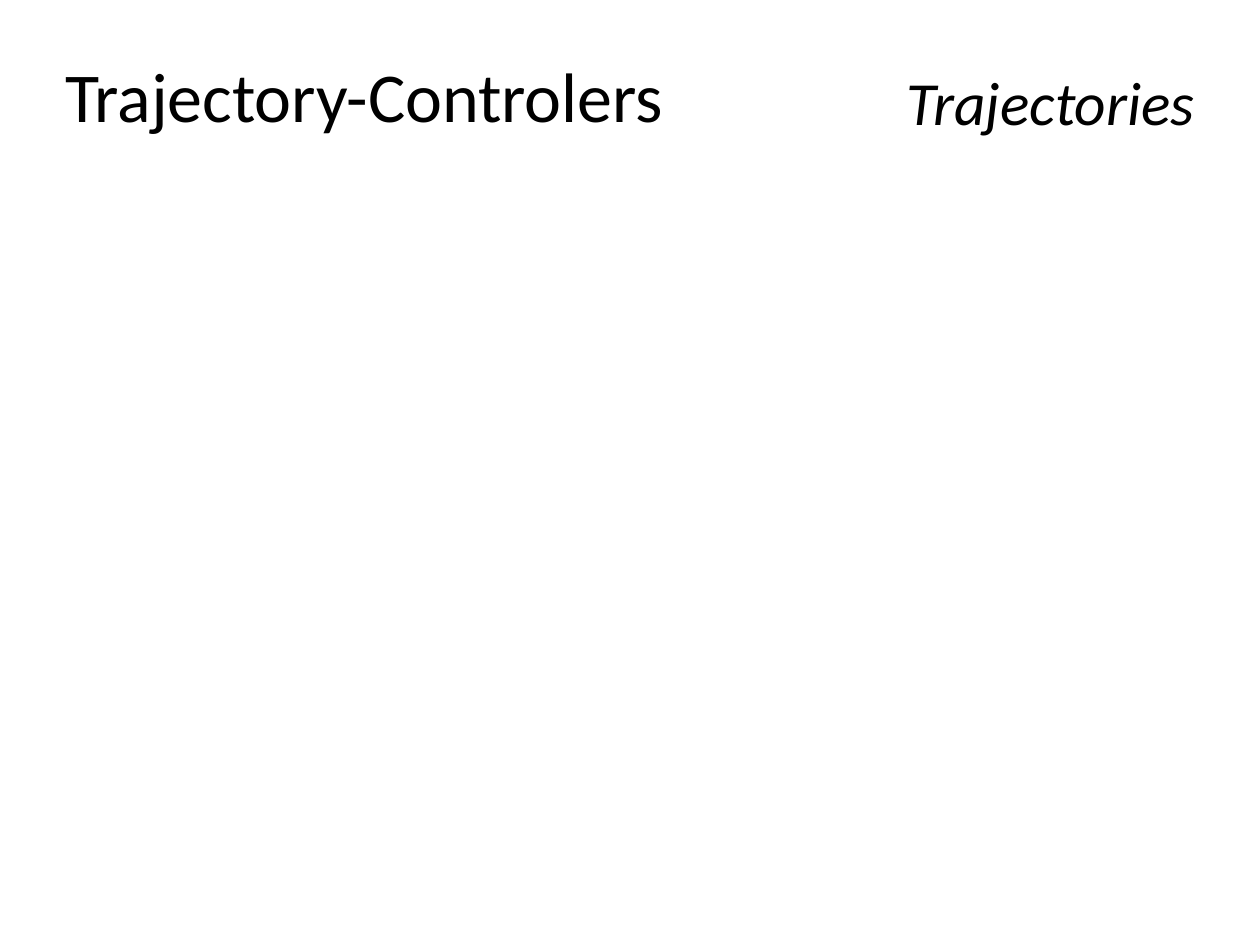
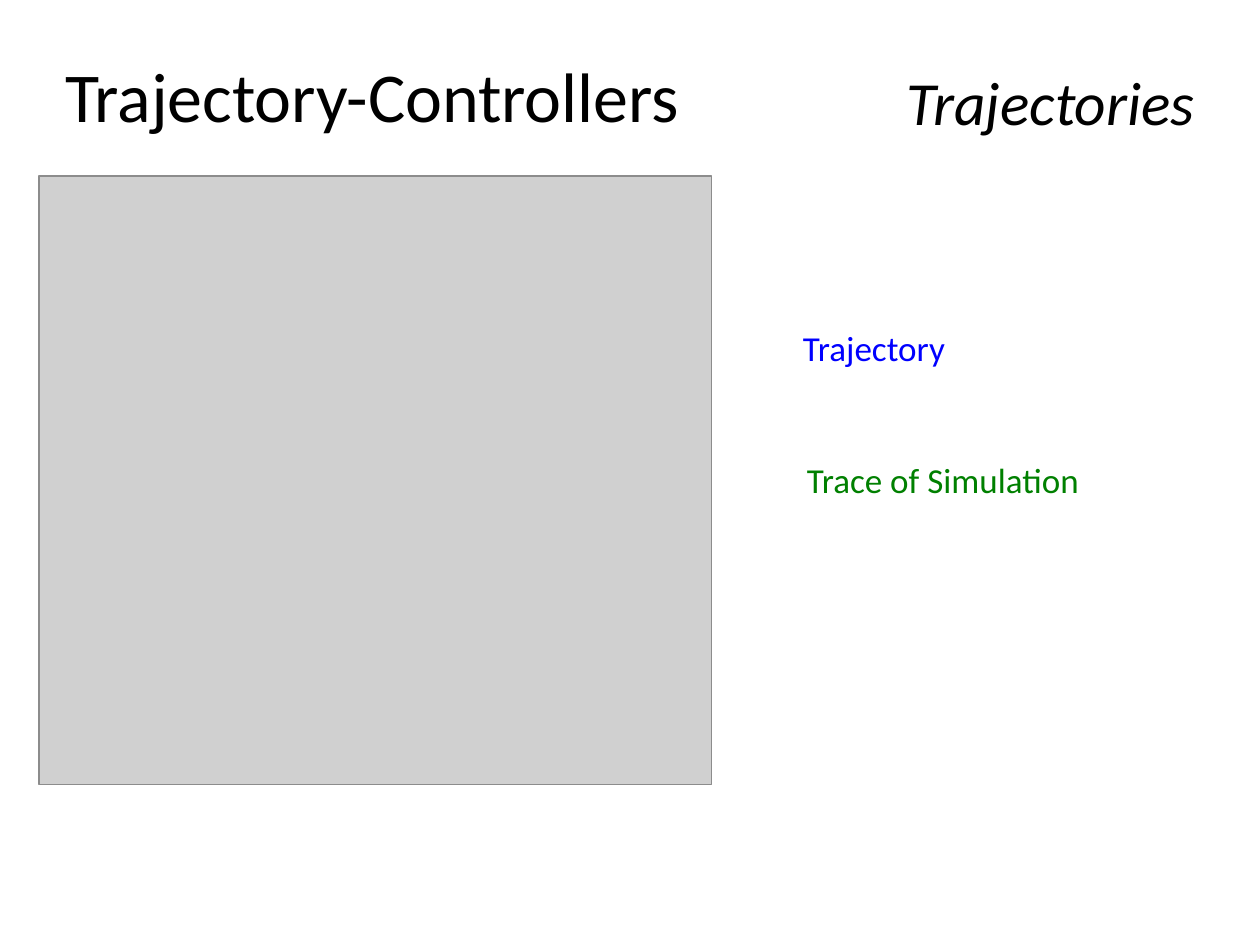
Before and after one commit to skye-HMI/BA-HMI, a slide deck: slide 12 of powerpoint/final_presentation.pptx. Drawn at 1260x945 pixels with LibreOffice and Linux fonts; fonts in the diff are those of the drawing; grey boxes stand for pictures; background and template pictures are left out. Boxes give left, top, right and bottom in pixels: in the first picture for what was removed or moved away, otherwise in the second. Text is boxed around its words. In the diff, an @@ line names an element or a change of style, - is before the commit and + after.

Commit message:
Started trajectory controller part of ppt

```diff
--- a/powerpoint/final_presentation.pptx
+++ b/powerpoint/final_presentation.pptx
@@ title at [65,73,679,134]: text changed @@
-Trajectory-Controlers
+Trajectory-Controllers
@@ picture added at [39,176,712,785] @@
@@ text added at [803,337,945,367], 20 pt, text #0000FF @@
+Trajectory
@@ text added at [807,468,1078,494], 20 pt, text #008000 @@
+Trace of Simulation
```
Also in this commit, not shown: 2 other slides changed, 2 slides added.
